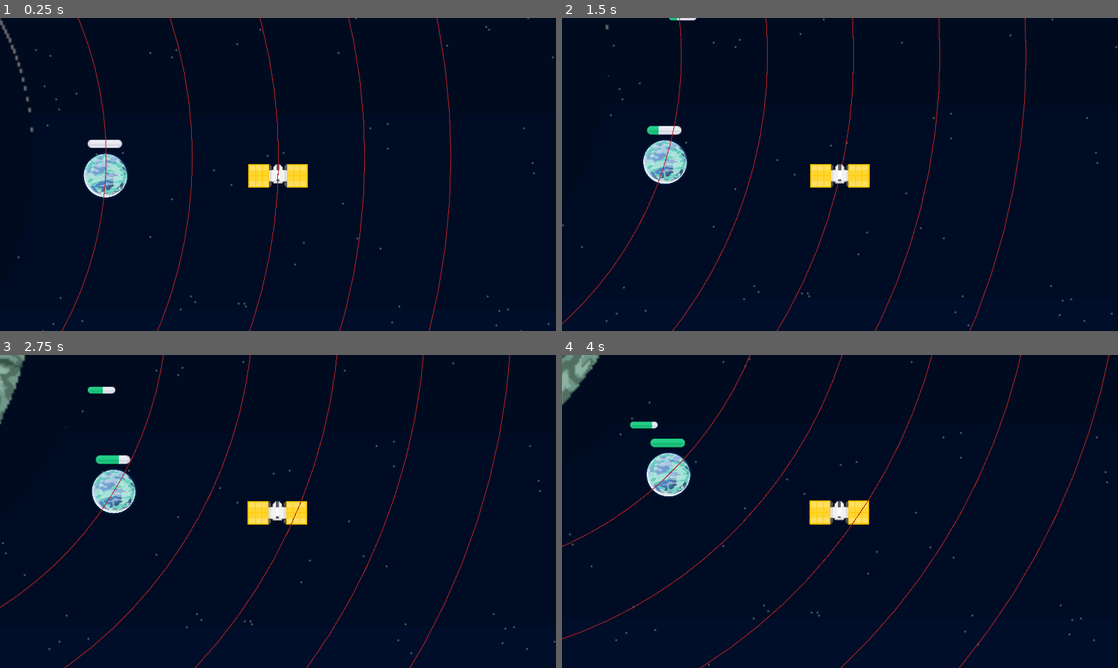
Above: before the commit, frames 1-4 (two rows, left to right).
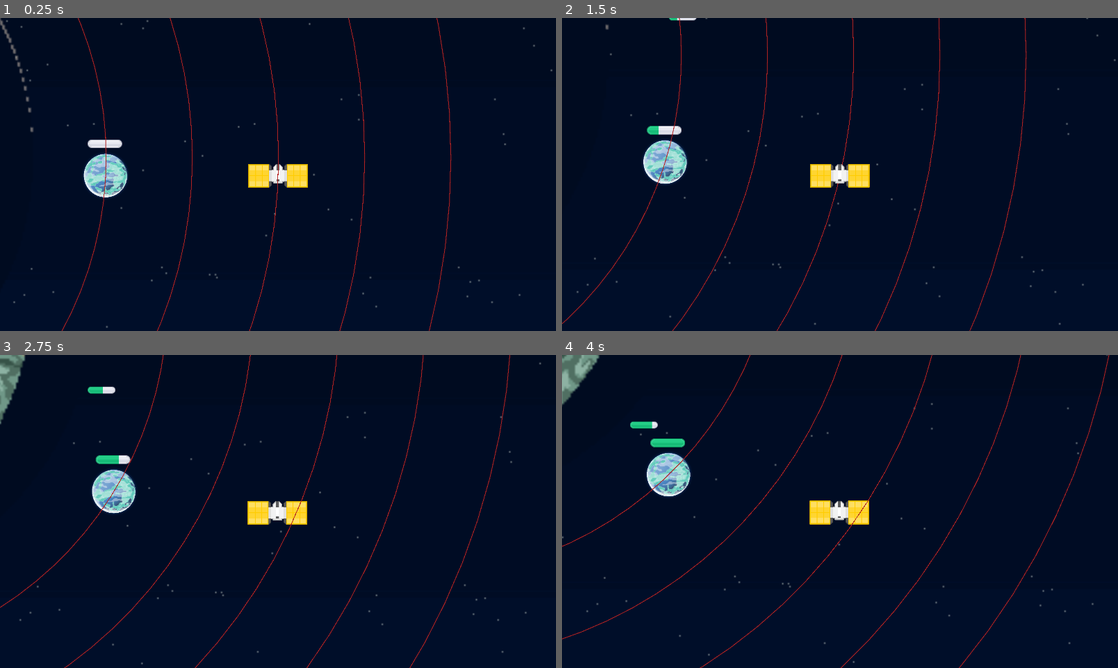
Above: after the commit, the same moments.

Repository: ThreeChooseOne/loopiter
Game: Godot game, scene res://main.tscn
The game is run twice, just before and just after one commit, with the same random seed, the same clock (stepped at 60 frames per second) and the same inputs.
Inputs:
- Up to frame 1 (0.25 s): no input
- Up to frame 2 (1.5 s): tap Enter at 0.5 s; hold Up 0.53-1.28 s; tap I at 0.6 s; tap Space at 0.77 s; hold Down from 1.28 s (still down); tap O at 1.35 s
- Up to frame 3 (2.75 s): tap Space at 1.52 s; release Down at 2.03 s; hold Up from 2.03 s (still down); tap I at 2.1 s
- Up to frame 4 (4 s): tap O at 2.85 s; tap Space at 3.02, 3.77 s; release Up at 3.53 s; hold Down from 3.53 s (still down); tap I at 3.6 s

The runs differ from the first frame. In frame 1, 0.2% of the frame differs, in the area x 1-100%, y 0-100%; in frame 2, 0.2%; in frame 3, 0.2%; in frame 4, 0.2%.

Commit message:
defying fucking gravity

Diff:
--- a/main.tscn
+++ b/main.tscn
@@ -14,7 +14,7 @@
 
 [node name="ParallaxLayer" type="ParallaxLayer" parent="ParallaxBackground"]
 motion_scale = Vector2(0.1, 0.1)
-motion_offset = Vector2(-120, -100)
+motion_offset = Vector2(-160, -140)
 
 [node name="Sprite2D" type="Sprite2D" parent="ParallaxBackground/ParallaxLayer"]
 scale = Vector2(2, 2)
